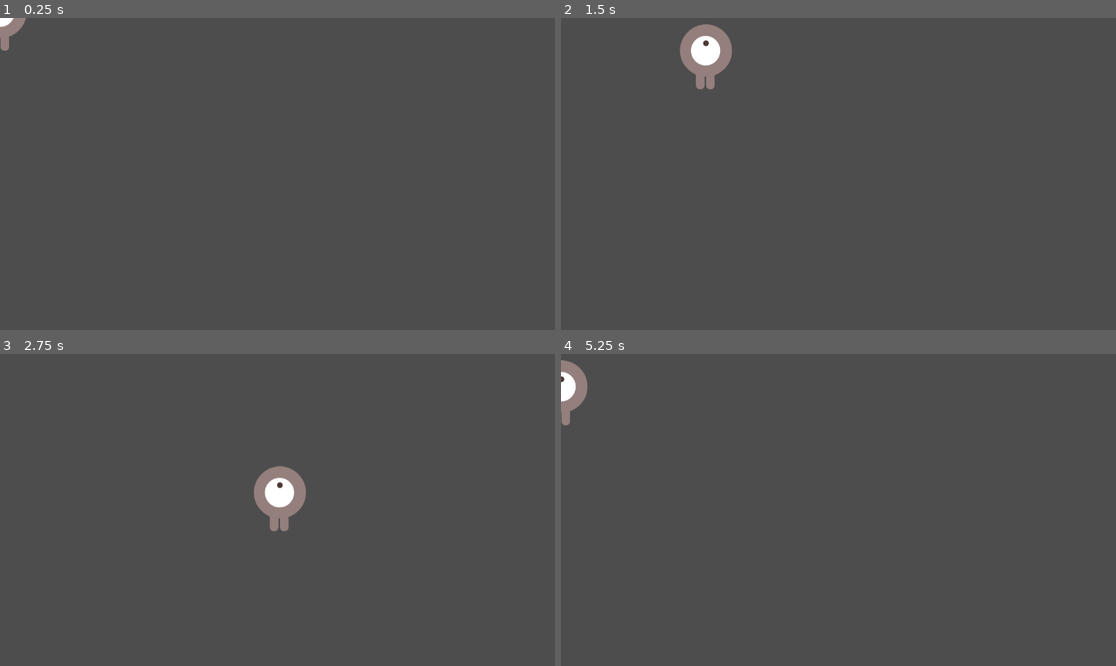
Above: before the commit, frames 1-4 (two rows, left to right).
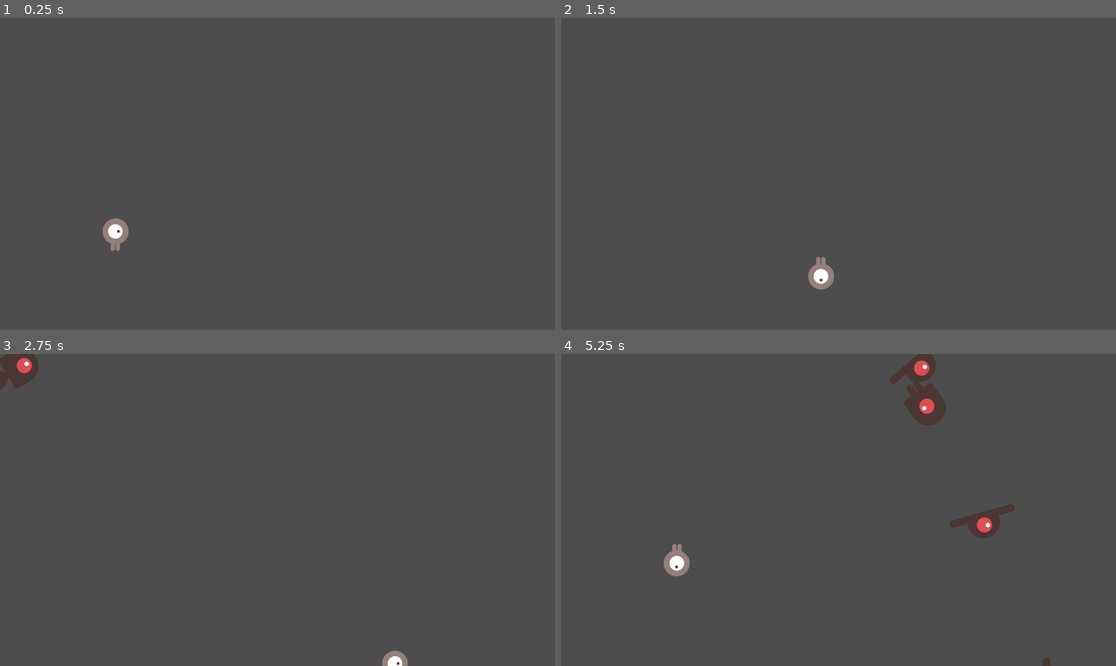
Above: after the commit, the same moments.

Repository: Toahero/ISU_GDC_Fall2025GameJam
Game: Godot game, scene res://main.tscn
The game is run twice, just before and just after one commit, with the same random seed, the same clock (stepped at 60 frames per second) and the same inputs. Before the commit the project starts from res://player.tscn.
Inputs:
- Up to frame 1 (0.25 s): no input
- Up to frame 2 (1.5 s): tap Enter at 0.5 s; hold Right (move_right) 0.53-1.28 s; hold Down (move_down) from 1.28 s (still down)
- Up to frame 3 (2.75 s): release Down (move_down) at 2.03 s; hold Right (move_right) from 2.03 s (still down)
- Up to frame 4 (5.25 s): release Right (move_right) at 2.78 s; hold Up (move_up) 2.78-3.53 s; hold Left (move_left) 3.53-5.03 s; hold Down (move_down) from 5.03 s (still down)

The runs differ from the first frame. In frame 1, 0.6% of the frame differs, in the area x 0-24%, y 0-75%; in frame 2, 1.7%; in frame 3, 2.2%; in frame 4, 2.8%, in the area x 0-89%, y 0-100%.

Commit message:
Worked on Tutorial

Diff:
--- /dev/null
+++ b/main.gd
@@ -0,0 +1,51 @@
+extends Node
+
+@export var mob_scene: PackedScene
+var score
+
+func _ready():
+	new_game()
+
+func game_over():
+	$ScoreTimer.stop()
+	$MobTimer.stop()
+
+func new_game():
+	score = 0
+	$Player.start($StartPosition.position)
+	$StartTimer.start()
+
+
+func _on_mob_timer_timeout():
+	# Create a new instance of the Mob scene.
+	var mob = mob_scene.instantiate()
+
+	# Choose a random location on Path2D.
+	var mob_spawn_location = $MobPath/MobSpawnLocation
+	mob_spawn_location.progress_ratio = randf()
+
+	# Set the mob's position to the random location.
+	mob.position = mob_spawn_location.position
+
+	# Set the mob's direction perpendicular to the path direction.
+	var direction = mob_spawn_location.rotation + PI / 2
+
+	# Add some randomness to the direction.
+	direction += randf_range(-PI / 4, PI / 4)
+	mob.rotation = direction
+
+	# Choose the velocity for the mob.
+	var velocity = Vector2(randf_range(150.0, 250.0), 0.0)
+	mob.linear_velocity = velocity.rotated(direction)
+
+	# Spawn the mob by adding it to the Main scene.
+	add_child(mob)
+
+
+func _on_score_timer_timeout() -> void:
+	score += 1
+
+
+func _on_start_timer_timeout() -> void:
+	$MobTimer.start()
+	$ScoreTimer.start()
--- /dev/null
+++ b/main.tscn
@@ -0,0 +1,39 @@
+[gd_scene load_steps=5 format=3 uid="uid://uf0qok1chioy"]
+
+[ext_resource type="Script" uid="uid://b476bp4va64yu" path="res://main.gd" id="1_0xm2m"]
+[ext_resource type="PackedScene" uid="uid://cwtkdskbqlh33" path="res://mob.tscn" id="2_1bvp3"]
+[ext_resource type="PackedScene" uid="uid://l313qnv03c3u" path="res://player.tscn" id="2_h2yge"]
+
+[sub_resource type="Curve2D" id="Curve2D_1bvp3"]
+_data = {
+"points": PackedVector2Array(0, 0, 0, 0, 0, 0, 0, 0, 0, 0, 1152, 0, 0, 0, 0, 0, 1152, 672, 0, 0, 0, 0, 0, 664, 0, 0, 0, 0, 0, 0)
+}
+point_count = 5
+
+[node name="Main" type="Node"]
+script = ExtResource("1_0xm2m")
+mob_scene = ExtResource("2_1bvp3")
+
+[node name="Player" parent="." instance=ExtResource("2_h2yge")]
+
+[node name="MobTimer" type="Timer" parent="."]
+wait_time = 0.5
+
+[node name="ScoreTimer" type="Timer" parent="."]
+
+[node name="StartTimer" type="Timer" parent="."]
+wait_time = 2.0
+one_shot = true
+
+[node name="StartPosition" type="Marker2D" parent="."]
+position = Vector2(240, 450)
+
+[node name="MobPath" type="Path2D" parent="."]
+curve = SubResource("Curve2D_1bvp3")
+
+[node name="MobSpawnLocation" type="PathFollow2D" parent="MobPath"]
+
+[connection signal="caught" from="Player" to="." method="game_over"]
+[connection signal="timeout" from="MobTimer" to="." method="_on_mob_timer_timeout"]
+[connection signal="timeout" from="ScoreTimer" to="." method="_on_score_timer_timeout"]
+[connection signal="timeout" from="StartTimer" to="." method="_on_start_timer_timeout"]
--- /dev/null
+++ b/mob.gd
@@ -0,0 +1,9 @@
+extends RigidBody2D
+
+func _ready():
+	var mob_types = Array($AnimatedSprite2D.sprite_frames.get_animation_names())
+	$AnimatedSprite2D.animation = mob_types.pick_random()
+	$AnimatedSprite2D.play()
+
+func _on_visible_on_screen_notifier_2d_screen_exited():
+	queue_free()
--- /dev/null
+++ b/mob.tscn
@@ -0,0 +1,67 @@
+[gd_scene load_steps=10 format=3 uid="uid://cwtkdskbqlh33"]
+
+[ext_resource type="Script" uid="uid://cmsl3x0kmf332" path="res://mob.gd" id="1_1qmh0"]
+[ext_resource type="Texture2D" uid="uid://doud15rkb24lp" path="res://dodge_the_creeps_2d_assets/art/enemyFlyingAlt_1.png" id="1_b3mxk"]
+[ext_resource type="Texture2D" uid="uid://cb5lcrucytxtb" path="res://dodge_the_creeps_2d_assets/art/enemyFlyingAlt_2.png" id="2_1qmh0"]
+[ext_resource type="Texture2D" uid="uid://ek87htesthaq" path="res://dodge_the_creeps_2d_assets/art/enemySwimming_1.png" id="3_gfurk"]
+[ext_resource type="Texture2D" uid="uid://bmo048mo6wsiw" path="res://dodge_the_creeps_2d_assets/art/enemySwimming_2.png" id="4_ieysi"]
+[ext_resource type="Texture2D" uid="uid://4x1h6rtln8tp" path="res://dodge_the_creeps_2d_assets/art/enemyWalking_1.png" id="5_cixyi"]
+[ext_resource type="Texture2D" uid="uid://chi3xlaehc6u8" path="res://dodge_the_creeps_2d_assets/art/enemyWalking_2.png" id="6_7ulmv"]
+
+[sub_resource type="SpriteFrames" id="SpriteFrames_pcqmr"]
+animations = [{
+"frames": [{
+"duration": 1.0,
+"texture": ExtResource("1_b3mxk")
+}, {
+"duration": 1.0,
+"texture": ExtResource("2_1qmh0")
+}],
+"loop": true,
+"name": &"fly",
+"speed": 3.0
+}, {
+"frames": [{
+"duration": 1.0,
+"texture": ExtResource("3_gfurk")
+}, {
+"duration": 1.0,
+"texture": ExtResource("4_ieysi")
+}],
+"loop": true,
+"name": &"swim",
+"speed": 3.0
+}, {
+"frames": [{
+"duration": 1.0,
+"texture": ExtResource("5_cixyi")
+}, {
+"duration": 1.0,
+"texture": ExtResource("6_7ulmv")
+}],
+"loop": true,
+"name": &"walk",
+"speed": 3.0
+}]
+
+[sub_resource type="CapsuleShape2D" id="CapsuleShape2D_jbnni"]
+radius = 57.0
+height = 124.0
+
+[node name="Mob" type="RigidBody2D"]
+collision_mask = 0
+gravity_scale = 0.0
+script = ExtResource("1_1qmh0")
+metadata/_edit_group_ = true
+
+[node name="AnimatedSprite2D" type="AnimatedSprite2D" parent="."]
+scale = Vector2(0.75, 0.75)
+sprite_frames = SubResource("SpriteFrames_pcqmr")
+animation = &"fly"
+frame_progress = 0.531245
+
+[node name="CollisionShape2D" type="CollisionShape2D" parent="."]
+rotation = 1.5708
+shape = SubResource("CapsuleShape2D_jbnni")
+
+[node name="VisibleOnScreenNotifier2D" type="VisibleOnScreenNotifier2D" parent="."]
--- a/player.gd
+++ b/player.gd
@@ -27,11 +27,21 @@
 
 	if velocity.length() > 0:
 		velocity = velocity.normalized() * speed
-		#$AnimatedSprite2D.play()
-	#else:
-		#$AnimatedSprite2D.stop()
+		$AnimatedSprite2D.play()
+	else:
+		$AnimatedSprite2D.stop()
 	position += velocity * delta
 	position = position.clamp(Vector2.ZERO, screen_size)
+	if velocity.x != 0:
+		$AnimatedSprite2D.animation = "Walk"
+		$AnimatedSprite2D.flip_v = false
+		# See the note below about the following boolean assignment.
+		$AnimatedSprite2D.flip_h = velocity.x < 0
+	elif velocity.y != 0:
+		$AnimatedSprite2D.animation = "Up"
+		$AnimatedSprite2D.flip_v = velocity.y > 0
+
+
 
 func _on_body_entered(_body):
 	hide() # Player disappears after being hit.
--- a/player.tscn
+++ b/player.tscn
@@ -7,15 +7,17 @@
 [ext_resource type="Texture2D" uid="uid://dixr68v5heq5l" path="res://dodge_the_creeps_2d_assets/art/playerGrey_up2.png" id="5_dw050"]
 
 [sub_resource type="CapsuleShape2D" id="CapsuleShape2D_onrkg"]
+radius = 28.0
+height = 68.0
 
 [sub_resource type="SpriteFrames" id="SpriteFrames_b26j0"]
 animations = [{
 "frames": [{
 "duration": 1.0,
-"texture": ExtResource("2_sweqy")
+"texture": ExtResource("4_1jxqw")
 }, {
 "duration": 1.0,
-"texture": ExtResource("3_2hs0m")
+"texture": ExtResource("5_dw050")
 }],
 "loop": true,
 "name": &"Up",
@@ -23,10 +25,10 @@
 }, {
 "frames": [{
 "duration": 1.0,
-"texture": ExtResource("4_1jxqw")
+"texture": ExtResource("2_sweqy")
 }, {
 "duration": 1.0,
-"texture": ExtResource("5_dw050")
+"texture": ExtResource("3_2hs0m")
 }],
 "loop": true,
 "name": &"Walk",
@@ -42,5 +44,6 @@
 shape = SubResource("CapsuleShape2D_onrkg")
 
 [node name="AnimatedSprite2D" type="AnimatedSprite2D" parent="."]
+scale = Vector2(0.5, 0.5)
 sprite_frames = SubResource("SpriteFrames_b26j0")
 animation = &"Walk"
--- a/project.godot
+++ b/project.godot
@@ -11,7 +11,7 @@
 [application]
 
 config/name="GameJamFall2025"
-run/main_scene="uid://l313qnv03c3u"
+run/main_scene="uid://uf0qok1chioy"
 config/features=PackedStringArray("4.4", "Forward Plus")
 config/icon="res://icon.svg"
 
Not shown, added: main.gd.uid
Not shown, added: mob.gd.uid
